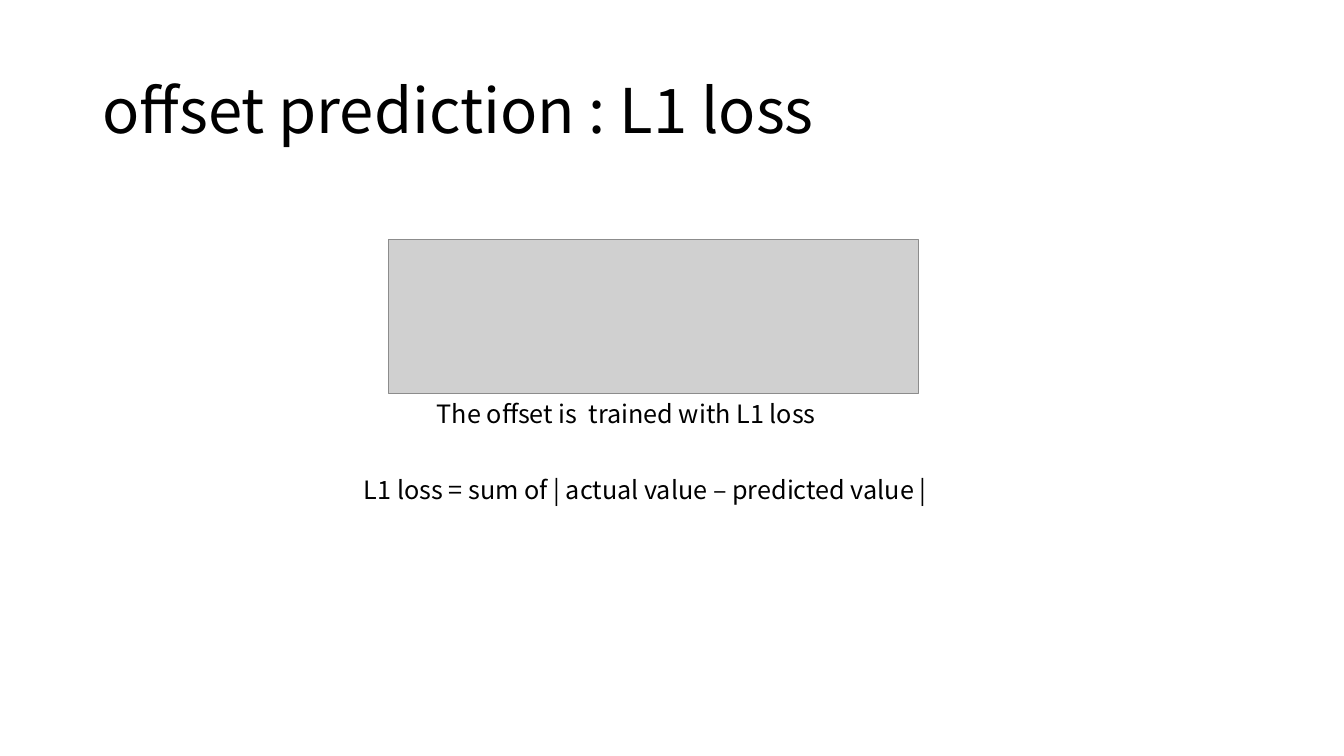
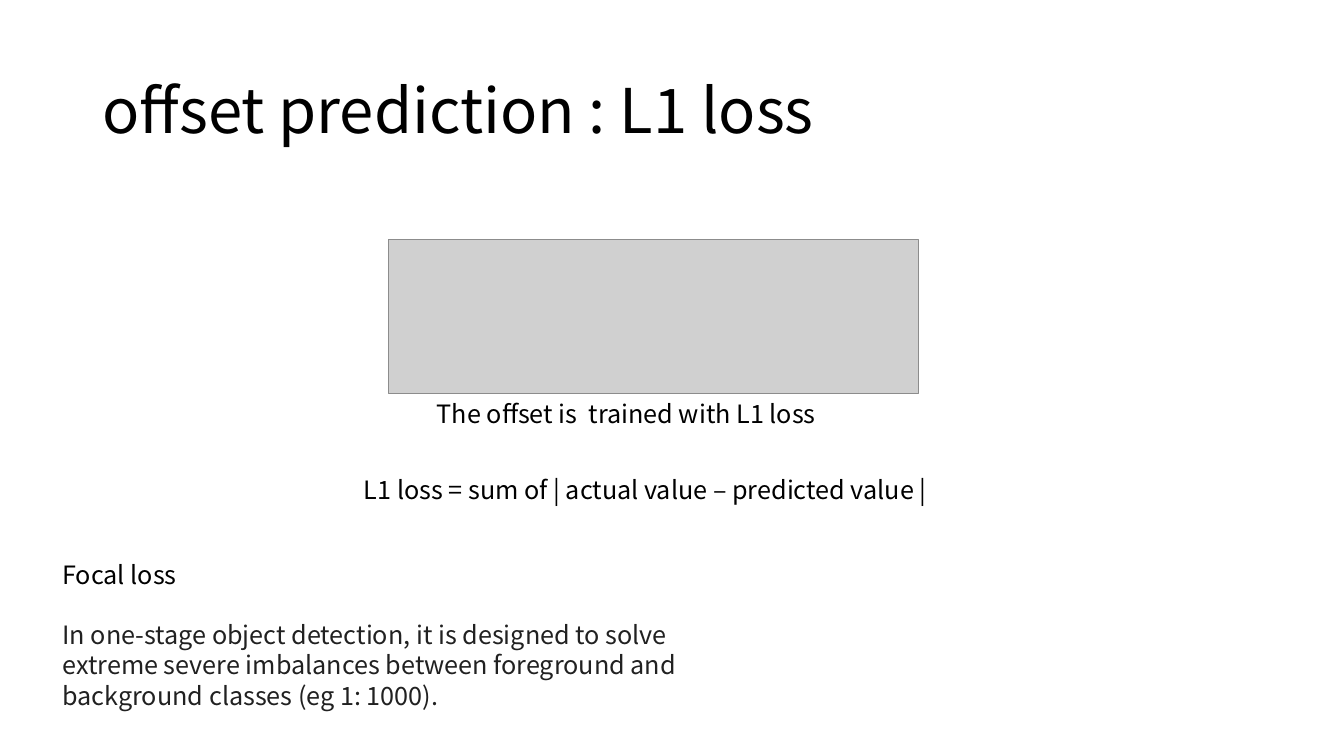
Before and after one commit to jjeamin/jjeamin.github.io, a slide deck: slide 11 of _posts/ppt/CenterNet.pptx. Drawn at 1344x756 pixels with LibreOffice and Linux fonts; fonts in the diff are those of the drawing; grey boxes stand for pictures. Boxes give left, top, right and bottom in pixels: in the first picture for what was removed or moved away, otherwise in the second. Text is boxed around its words. In the diff, an @@ line names an element or a change of style, - is before the commit and + after.

```diff
--- a/_posts/ppt/CenterNet.pptx
+++ b/_posts/ppt/CenterNet.pptx
@@ text added at (62, 564, 676, 711), 18 pt, text #212121 @@
+Focal loss
+In one-stage object detection, it is designed to solve extreme severe imbalances between foreground and background classes (eg 1: 1000).
```
Also in this commit, not shown: 1 other slide changed.
